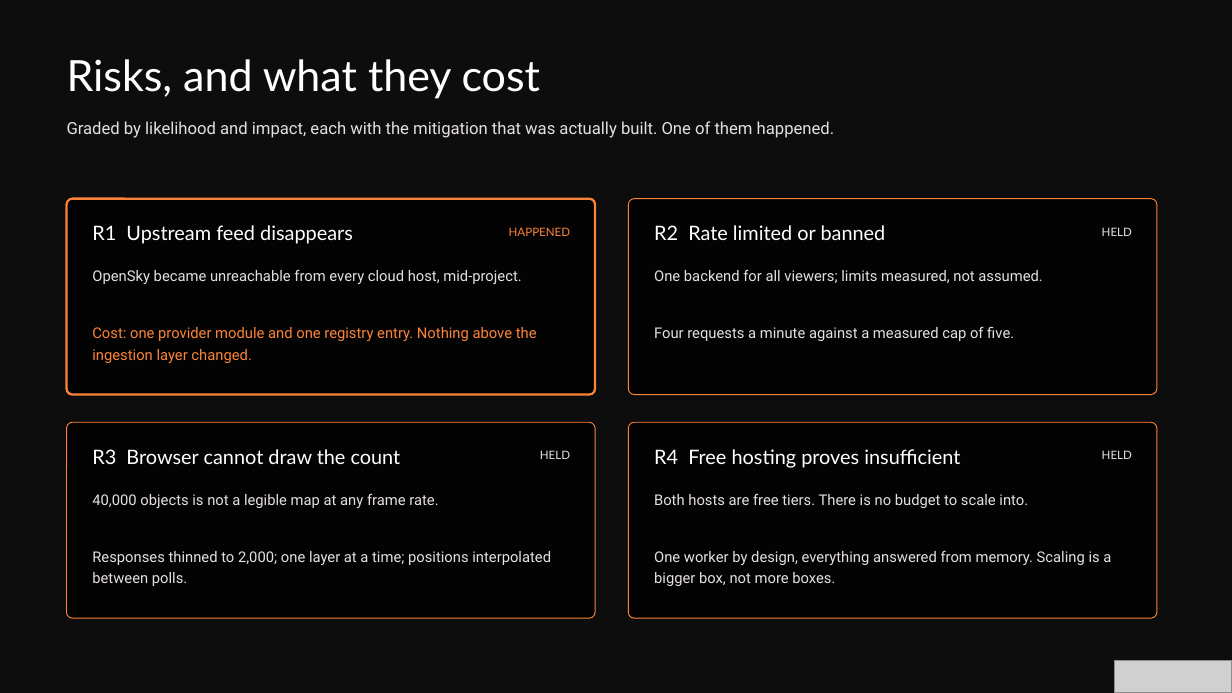
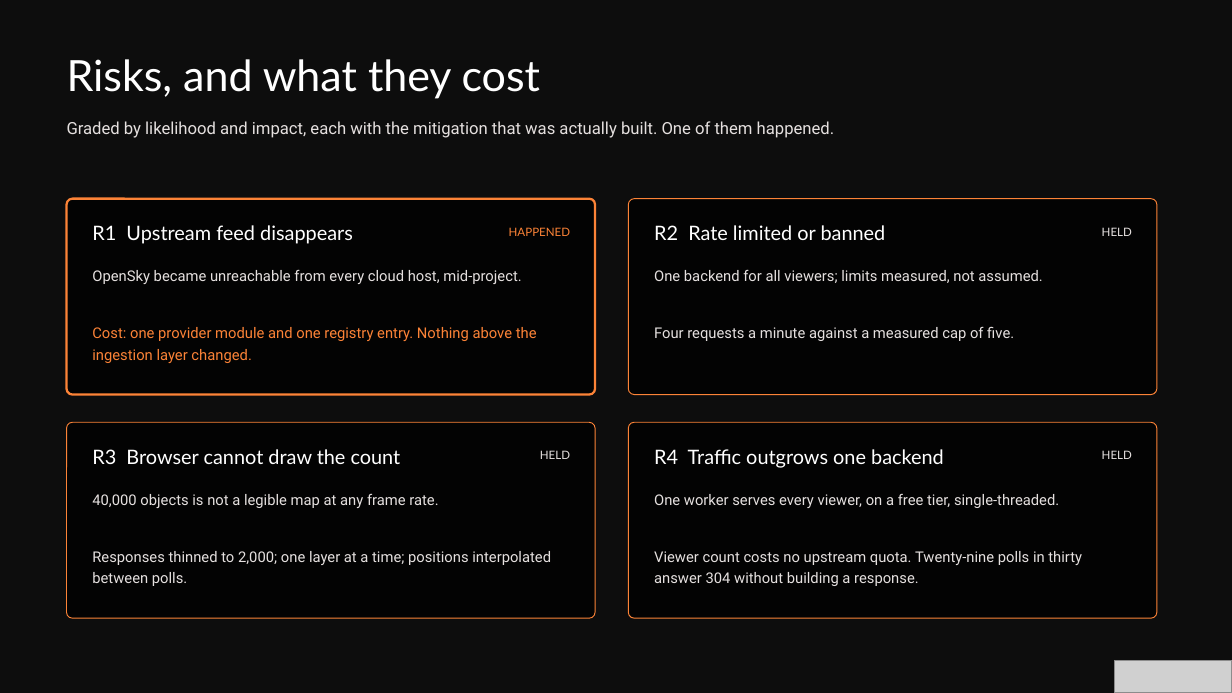
Before and after one commit to phonesett10401/Orbital, a slide deck: slide 8 of docs/report/documents/Orbital-Presentation.pptx. Drawn at 1232x693 pixels with LibreOffice and Linux fonts; fonts in the diff are those of the drawing; grey boxes stand for pictures; background and template pictures are left out; a plain dark background stands for a picture behind light text. Boxes give left, top, right and bottom in pixels: in the first picture for what was removed or moved away, otherwise in the second. Text is boxed around its words. In the diff, an @@ line names an element or a change of style, - is before the commit and + after.

```diff
--- a/docs/report/documents/Orbital-Presentation.pptx
+++ b/docs/report/documents/Orbital-Presentation.pptx
@@ text at (654, 449, 944, 468): text changed @@
-R4 Free hosting proves insufficient
+R4 Traffic outgrows one backend
@@ text at (654, 494, 1059, 508): text changed @@
-Both hosts are free tiers. There is no budget to scale into.
+One worker serves every viewer, on a free tier, single-threaded.
@@ text at (654, 551, 1082, 586): text changed @@
-One worker by design, everything answered from memory. Scaling is a bigger box, not more boxes.
+Viewer count costs no upstream quota. Twenty-nine polls in thirty answer 304 without building a response.
```
Also in this commit, not shown: 6 other files.
